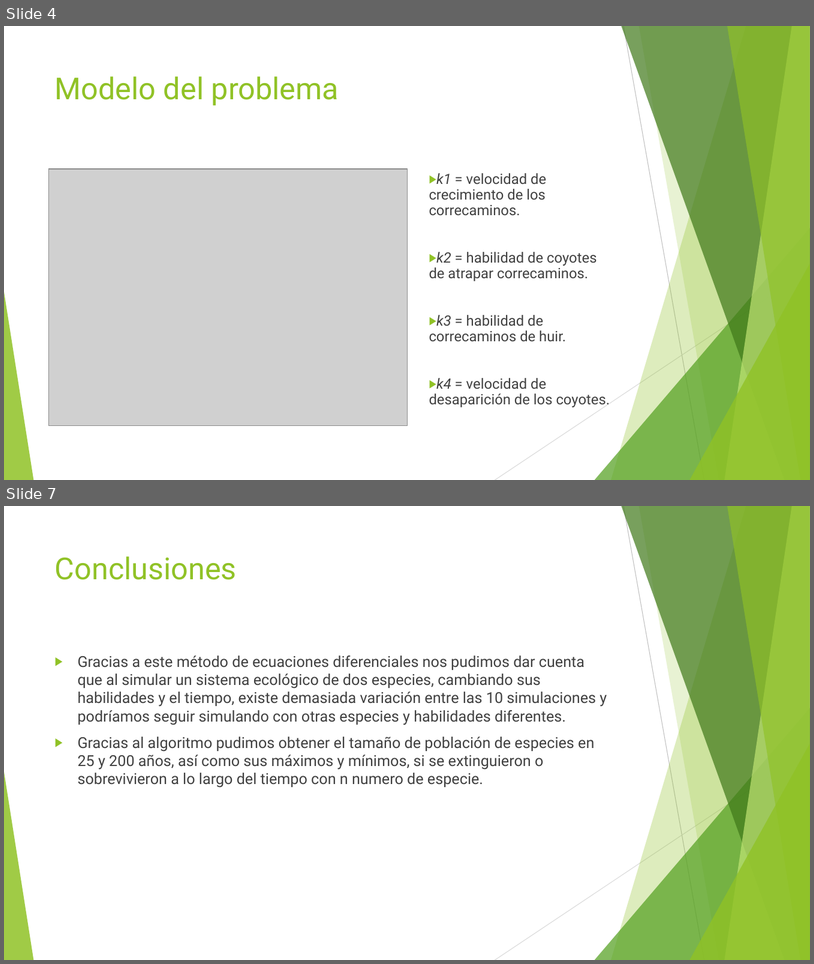
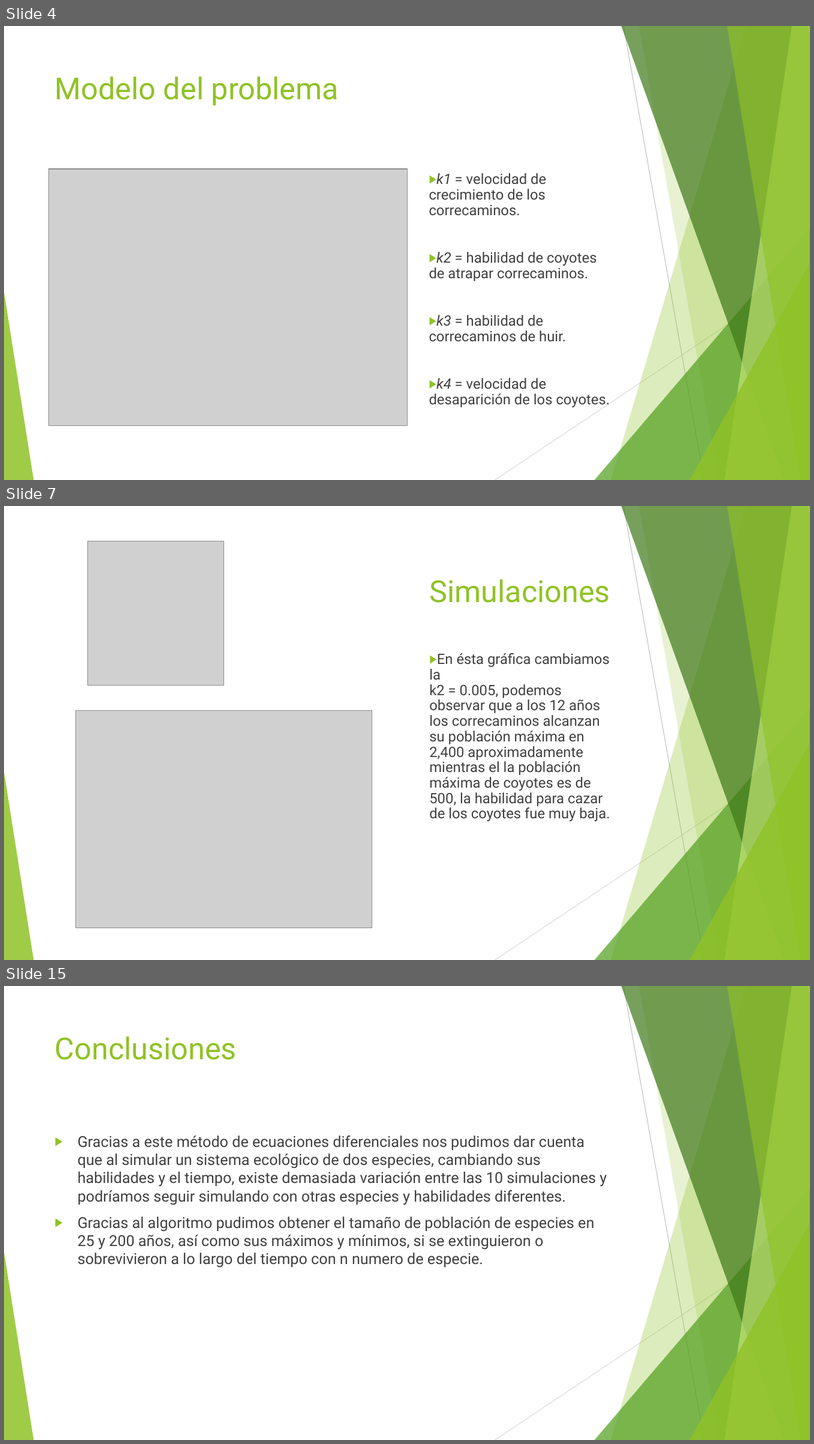
Before and after one commit to javierpreciado9/proyecto_modulo3, a slide deck: ProyectoModulo3_MendozaE1_PreciadoJ2_IrigoyenC3.pptx. Shown one above the other, each under a label of ours: slides 4 and 7 before the commit, slides 4, 7 and 15 after it; the slides between them are not shown. The pictures are 814x964 and 814x1444 pixels, drawn with LibreOffice and Linux fonts; fonts in the diff are those of the drawing; grey boxes stand for pictures. Boxes give left, top, right and bottom in pixels: in the first picture for what was removed or moved away, otherwise in the second. Text is boxed around its words. In the diff, an @@ line names an element or a change of style, - is before the commit and + after.

```diff
--- a/ProyectoModulo3_MendozaE1_PreciadoJ2_IrigoyenC3.pptx
+++ b/ProyectoModulo3_MendozaE1_PreciadoJ2_IrigoyenC3.pptx
@@ slide 7 added at <box>4,506,810,960</box>, background #FFFFFF; not listed: 10 template elements that a slide beside it also shows @@
@@ picture added at <box>88,541,224,685</box> @@
@@ title added at <box>429,579,611,603</box>, 36 pt, text #90C226 @@
+Simulaciones
@@ text added at <box>429,653,610,821</box>, 17 pt, text #404040 @@
+▶ En ésta gráfica cambiamos la
+  k2 = 0.005, podemos observar que a los 12 años los correcaminos alcanzan su población máxima en 2,400 aproximadamente mientras el la población máxima de coyotes es de 500, la habilidad para cazar de los coyotes fue muy baja.
@@ picture added at <box>75,711,372,928</box> @@
@@ what was slide 7 is now slide 15 @@
```
Also in this commit, not shown: 9 other slides added, 2 slides removed, 1 other file.
